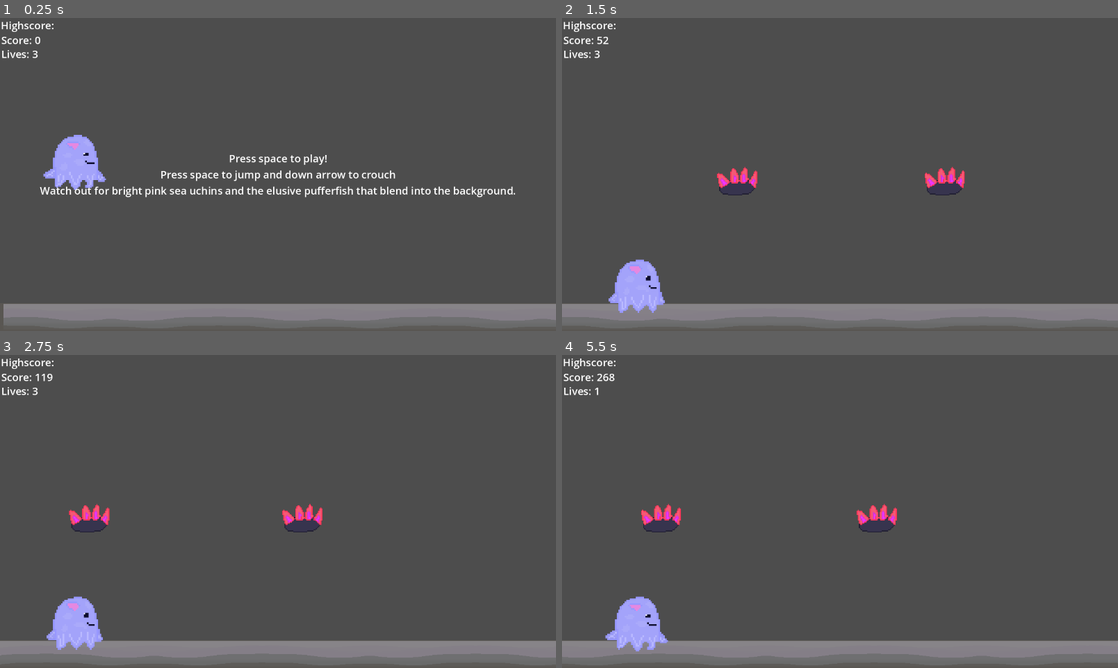
Above: before the commit, frames 1-4 (two rows, left to right).
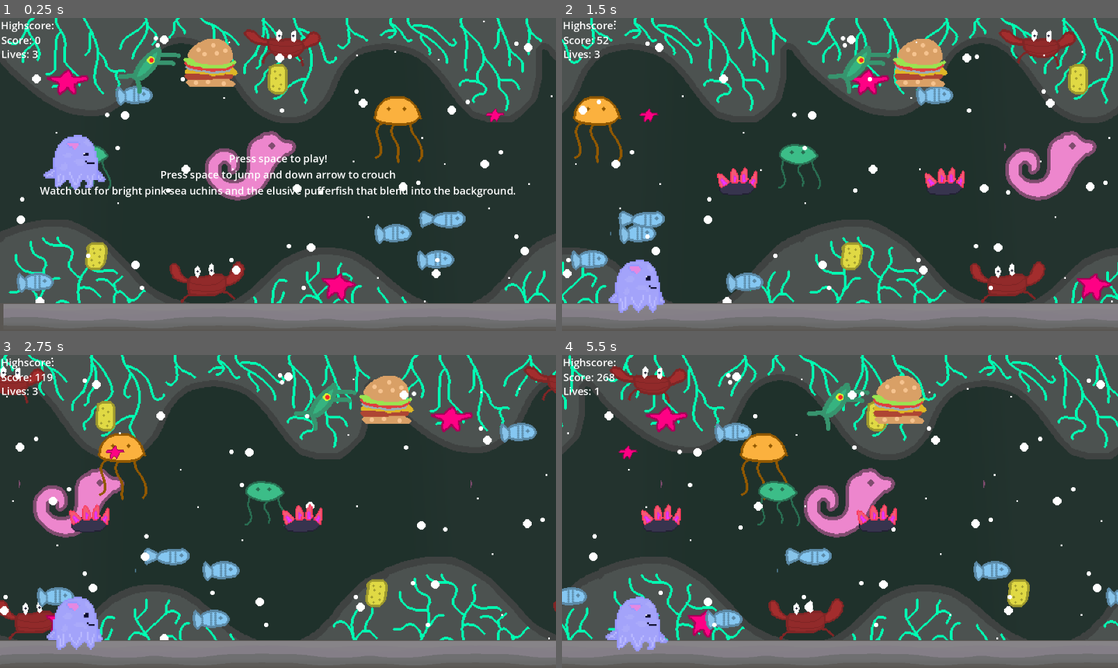
Above: after the commit, the same moments.

Repository: Praneet-Mudgala/glow-b-s-glide
Game: Godot game, scene res://scenes/main.tscn
The game is run twice, just before and just after one commit, with the same random seed, the same clock (stepped at 60 frames per second) and the same inputs.
Inputs (mouse positions are in pixels of both pictures, inside the frame that each line leads up to):
- Up to frame 1 (0.25 s): no input
- Up to frame 2 (1.5 s): tap Space at 0.5 s; move the mouse to (962, 158) at 0.52 s; hold Right (ui_right) from 0.53 s (still down); tap Alt at 0.6 s; click (962, 158) at 0.67 s; tap Enter (ui_accept) at 0.77 s; move the mouse to (728, 190) at 1.27 s; tap Shift at 1.35 s
- Up to frame 3 (2.75 s): tap Enter (ui_accept) at 1.52 s; move the mouse to (333, 442) at 2.02 s; release Right (ui_right) at 2.03 s; hold Left (ui_left) from 2.03 s (still down); tap Alt at 2.1 s
- Up to frame 4 (5.5 s): move the mouse to (812, 574) at 2.77 s; release Left (ui_left) at 2.78 s; hold Right (ui_right) 2.78-4.28 s; tap Shift at 2.85, 4.35 s; click (812, 574) at 2.92 s; tap Enter (ui_accept) at 3.02, 3.77, 4.52 s; move the mouse to (1006, 558) at 3.52 s; tap Alt at 3.6, 5.1 s; move the mouse to (673, 464) at 4.27 s; hold Left (ui_left) 4.28-5.03 s; move the mouse to (867, 511) at 5.02 s; hold Right (ui_right) from 5.03 s (still down); click (867, 511) at 5.17 s

The runs differ from the first frame. In frame 1, 62% of the frame differs, in the area x 0-100%, y 0-92%; in frame 2, 64%; in frame 3, 63%; in frame 4, 63%.

Commit message:
Fixed week 2: add main scene and source code

Diff:
--- a/project.godot
+++ b/project.godot
@@ -10,7 +10,7 @@
 
 [application]
 
-config/name="GlowB's Glide"
+config/name="GlowB's Glide That works"
 run/main_scene="uid://bqd2m0sf2h08o"
 config/features=PackedStringArray("4.5", "GL Compatibility")
 config/icon="res://icon.svg"
--- a/scenes/main.tscn
+++ b/scenes/main.tscn
@@ -12,7 +12,6 @@
 script = ExtResource("1_jyhfs")
 
 [node name="pBG" parent="." instance=ExtResource("1_sugp2")]
-visible = false
 
 [node name="Ground" parent="." instance=ExtResource("2_jyhfs")]
 
--- a/scenes/pufferfish.gd
+++ b/scenes/pufferfish.gd
@@ -6,6 +6,7 @@
 	pass # Replace with function body.
 
 
-# Called every frame. 'delta' is the elapsed time since the previous frame.
+# Called every frame. 'delta' is the elapsed time since the previous frRame.
+@warning_ignore("unused_parameter")
 func _process(delta: float) -> void:
 	position.x -= get_parent().speed / 2
Not shown, added: New folder/GlowB-web-final.zip
Not shown, added: New folder/index.html.zip
Not shown, changed: New folder/index.pck
Not shown, changed: desktopexporthere/index.html.pck
Not shown, added: docs/index.html.zip
Not shown, changed: index.pck
Not shown, added: web-build/index.html.zip
